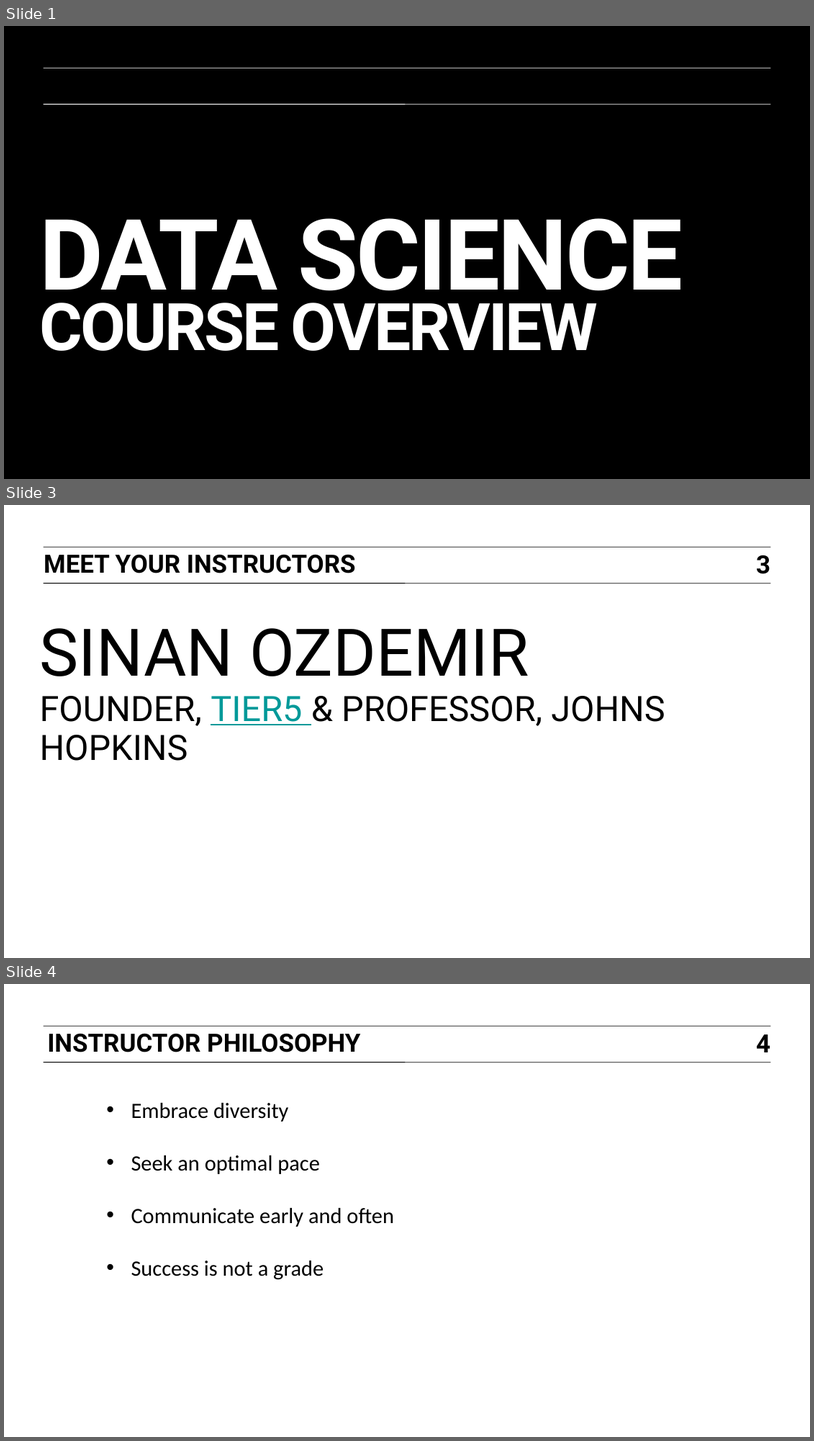
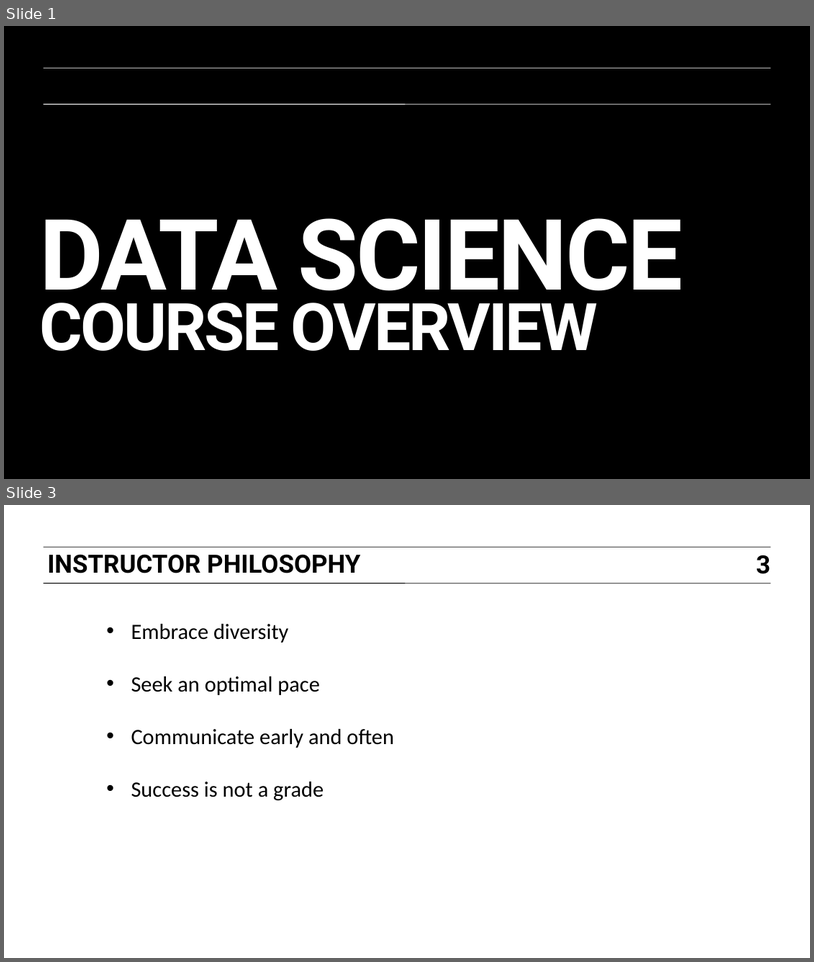
Before and after one commit to JamesByers/GA-SEA-DAT1, a slide deck: slides/01_course_overview.pptx. Shown one above the other, each under a label of ours: slides 1, 3 and 4 before the commit, slides 1 and 3 after it; the slides between them are not shown. The pictures are 814x1441 and 814x962 pixels, drawn with LibreOffice and Linux fonts; fonts in the diff are those of the drawing; background and template pictures are left out. Boxes give left, top, right and bottom in pixels: in the first picture for what was removed or moved away, otherwise in the second. Text is boxed around its words. In the diff, an @@ line names an element or a change of style, - is before the commit and + after.

```diff
--- a/slides/01_course_overview.pptx
+++ b/slides/01_course_overview.pptx
@@ slide 3 removed at box(4, 505, 810, 958), background #FFFFFF; not listed: 2 template elements that a slide beside it also shows @@
@@ text removed at box(44, 555, 356, 573) @@
-MEET YOUR INSTRUCTORS
@@ page number removed at box(756, 555, 771, 574) @@
-3
@@ title removed at box(40, 628, 665, 761) @@
-SINAN OZDEMIR
-FOUNDER, TIER5 & PROFESSOR, JOHNS HOPKINS
@@ what was slide 4 is now slide 3 @@
@@ page number at box(756, 555, 771, 574): text changed @@
-4
+3
```
Also in this commit, not shown: 5 slides changed, 1 other slide removed, 19 other files.
